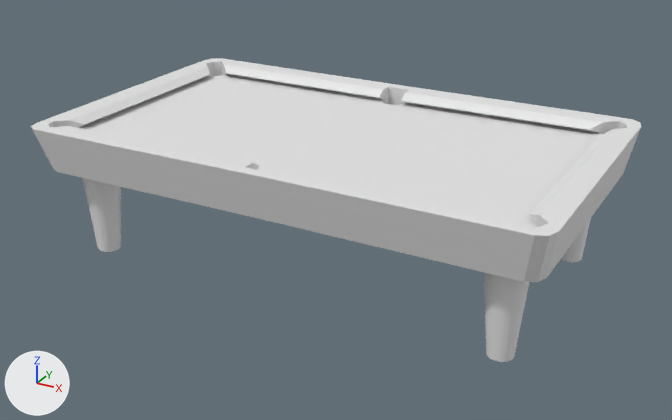
A saved change to the OBJ model PA11/models/legs.obj.
The view is the same before and after, from a camera (50 mm lens) standing at (13.13, -23.96, 9.46) and looking at (0.09, -0.24, -2.4). Lighting does not change. The marker at lower left points along +X, +Y and +Z. Where no turn or scale is listed for an object, it has been applied to the vertices.
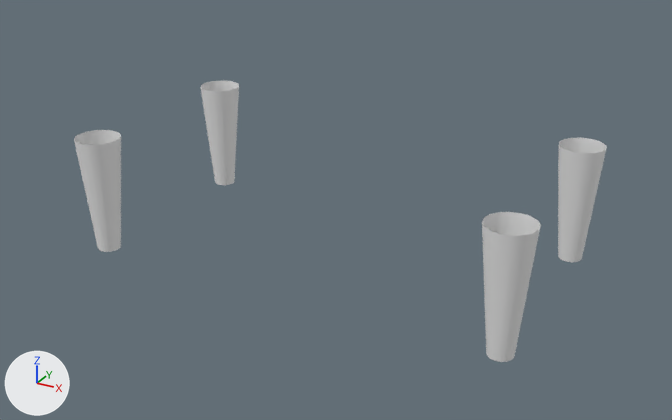
The newer file is also rescaled (x0.566) as a whole; pictures and numbers use the older file's frame.

Pixel boxes [x1, y1, x2, y2] of what changed, in the pictures (672 x 420 px):
'Plane', deleted
    before: [69, 65, 613, 227]
'Plane.001', deleted
    before: [31, 58, 641, 282]
'Plane.002', unchanged, uncovered by the edit
    before: [82, 178, 591, 362]
    after: [74, 81, 607, 362]

What the commit changed:
Object 'Plane' (ob_plane) is deleted.
Object 'Plane.001' (ob_plane_001) is deleted.
